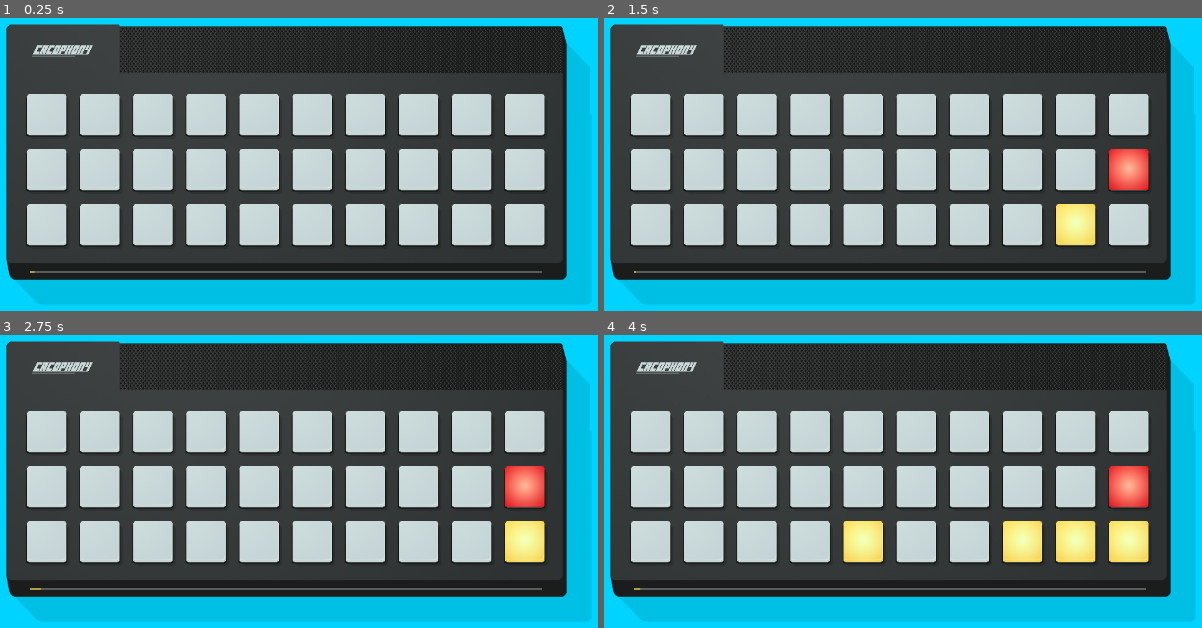
Above: before the commit, frames 1-4 (two rows, left to right).
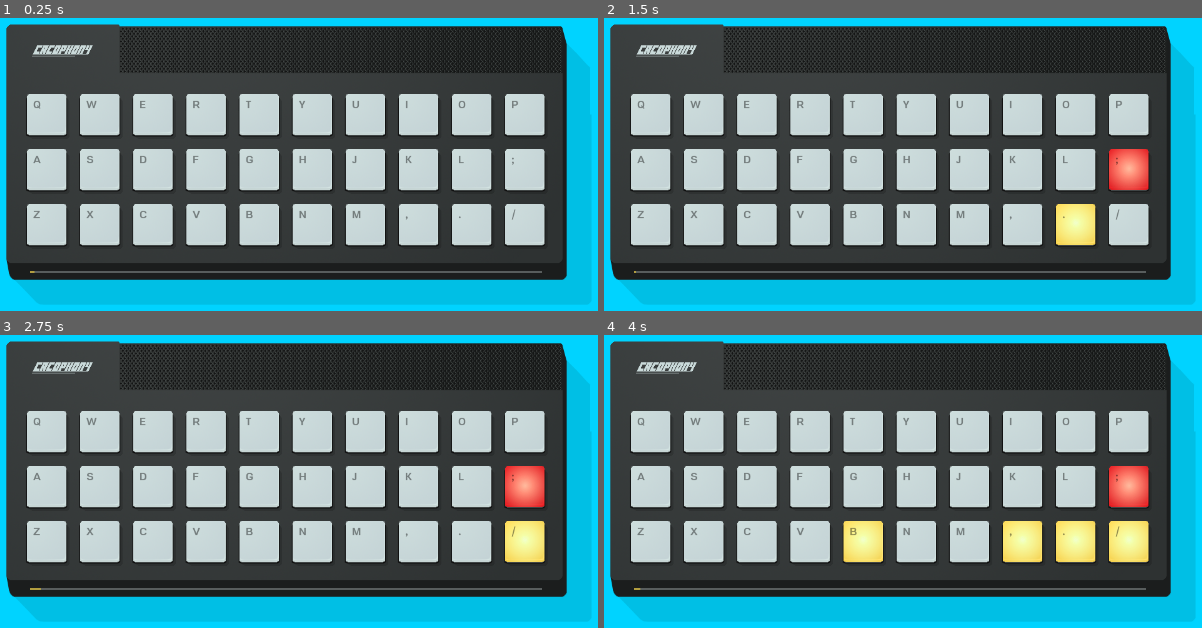
Above: after the commit, the same moments.

Repository: winterbeak/cacophony-t35x
Game: Godot game, scene res://scenes/Main.tscn
Same seed, same stepped clock (60 frames per second), same inputs: the game is played once before the commit and once after it.
Inputs:
- Up to frame 1 (0.25 s): no input
- Up to frame 2 (1.5 s): tap Enter at 0.5 s; tap , (S) at 0.6, 1.35 s; tap Space at 1.25 s
- Up to frame 3 (2.75 s): tap , (S) at 2.1 s
- Up to frame 4 (4 s): tap Enter at 2.75 s; tap , (S) at 2.85, 3.6 s; tap Space at 3.5 s

The runs differ from the first frame. In frame 1, 0.4% of the frame differs, in the area x 5-87%, y 28-69%; in frame 2, 0.4%; in frame 3, 0.4%; in frame 4, 0.4%.

Commit message:
Add text labels to buttons

Diff:
--- a/Analog Cacophony/scenes/Light.tscn
+++ b/Analog Cacophony/scenes/Light.tscn
@@ -1,6 +1,11 @@
-[gd_scene load_steps=2 format=2]
+[gd_scene load_steps=4 format=2]
 
 [ext_resource path="res://scripts/Light.gd" type="Script" id=1]
+[ext_resource path="res://boon-700.otf" type="DynamicFontData" id=2]
+
+[sub_resource type="DynamicFont" id=1]
+size = 18
+font_data = ExtResource( 2 )
 
 [node name="Light" type="Node2D"]
 script = ExtResource( 1 )
@@ -11,4 +16,12 @@
 [node name="Timer" type="Timer" parent="."]
 one_shot = true
 
+[node name="KeyText" type="Label" parent="."]
+margin_left = 12.0
+margin_top = 10.0
+margin_right = 52.0
+margin_bottom = 24.0
+custom_colors/font_color = Color( 0, 0, 0, 0.427451 )
+custom_fonts/font = SubResource( 1 )
+
 [connection signal="timeout" from="Timer" to="." method="_on_Timer_timeout"]
--- a/Analog Cacophony/scripts/Light.gd
+++ b/Analog Cacophony/scripts/Light.gd
@@ -13,13 +13,24 @@
 
 onready var timer: Timer = $Timer
 onready var sprite: Sprite = $Sprite
+onready var key_text: Label = $KeyText
+
 
 enum LIGHT_COLOR {OFF, YELLOW, RED}
 
 var pressed: bool = false
 var color: int = LIGHT_COLOR.OFF
 
+func label_text() -> String:
+	if key == "S":
+		return ";"
+	elif key == "?":
+		return "/"
+	else:
+		return key.to_upper()
+
 func _ready() -> void:
+	key_text.text = label_text()
 	sprite.texture = tex_unpressed
 	turn_off()
 
@@ -46,9 +57,11 @@
 
 func press() -> void:
 	pressed = true
+	key_text.rect_position.y = 14
 
 func release() -> void:
 	pressed = false
+	key_text.rect_position.y = 10
 
 func current_sprite() -> Texture:
 	if pressed:
Binary file added: Analog Cacophony/boon-700.otf
